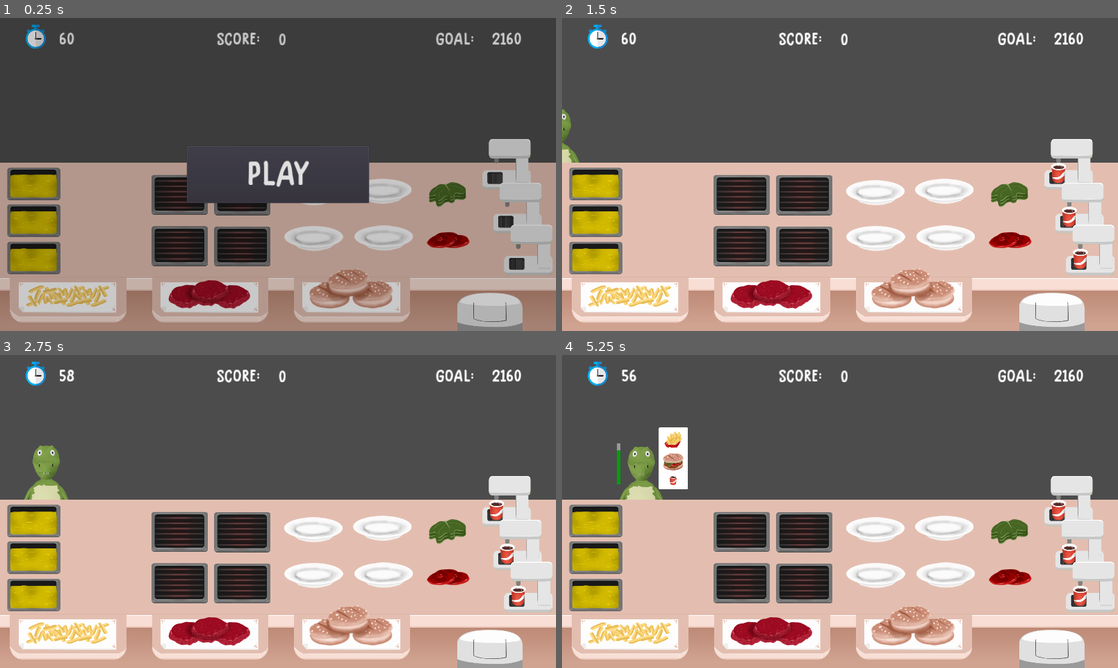
Above: before the commit, frames 1-4 (two rows, left to right).
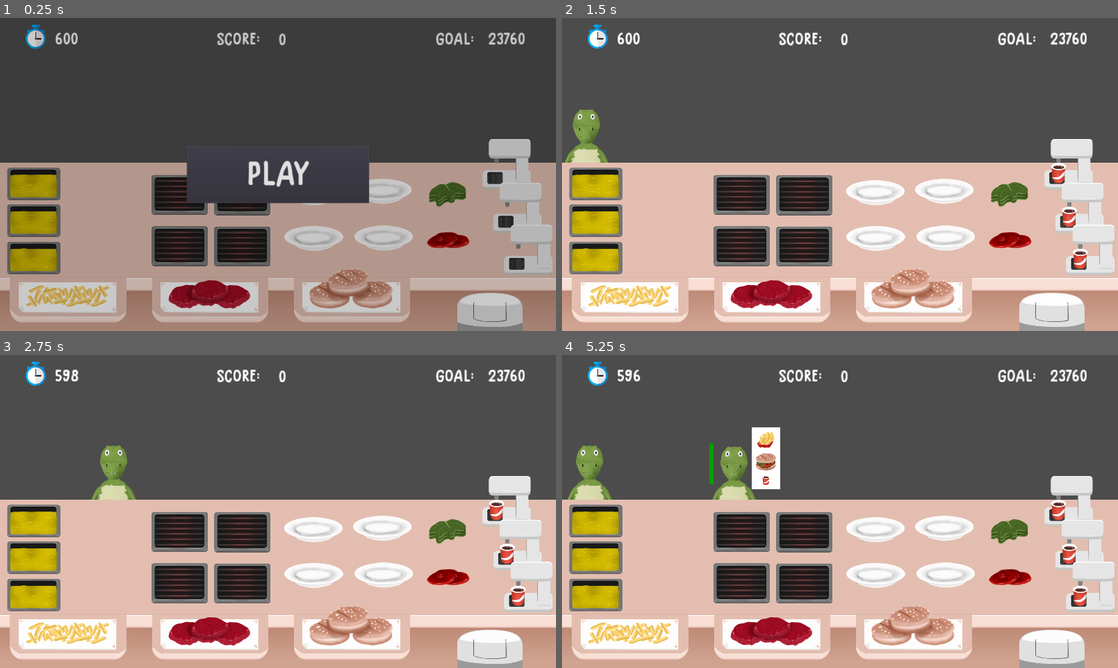
Above: after the commit, the same moments.

Repository: samuelpedrajas/MyVeganRestaurant
Game: Godot game, scene res://Scenes/Kitchen.tscn
Same seed, same stepped clock (60 frames per second), same inputs: the game is played once before the commit and once after it.
Inputs:
- Up to frame 1 (0.25 s): no input
- Up to frame 2 (1.5 s): click "PLAY" at 0.5 s
- Up to frame 3 (2.75 s): no input
- Up to frame 4 (5.25 s): tap Enter at 4.25 s

The runs differ from the first frame. In frame 1, 0.3% of the frame differs, in the area x 10-95%, y 4-9%; in frame 2, 1.2%; in frame 3, 1.9%; in frame 4, 4.9%, in the area x 1-95%, y 4-47%.

Commit message:
sort by patience

Diff:
--- a/Scripts/ClientArea.gd
+++ b/Scripts/ClientArea.gd
@@ -12,16 +12,16 @@
 var position_availability = []
 var current_n_clients = 0
 
-export(int) var seconds_gained_on_delivery = 4
-
-export(float) var max_time = 60
+export(int) var seconds_gained_on_delivery = 200
+
+export(float) var max_time = 600
 export(float) var max_arrival_time = 3.0
 export(float) var average_time_for_client = 3.0
 export(float) var average_reward_for_client = 120.0
 export(Array) var category_probabilities = [0.6, 0.8, 0.6]
 export(int) var max_orders = 4
 
-export(float) var patience = 3.0 * average_time_for_client
+export(float) var patience = 60.0 * average_time_for_client
 export(float) var base_variability = 0.5
 export(float) var added_variability = 2.0
 export(float) var added_variability_percentage = 0.4
--- a/Scripts/Kitchen.gd
+++ b/Scripts/Kitchen.gd
@@ -41,7 +41,16 @@
 
 func _select_plate(item):
 	var menu = $Menu
-	var clients = get_tree().get_nodes_in_group("Client")
+	var clients_info = []
+	for client in get_tree().get_nodes_in_group("Client"):
+		clients_info.append({
+			"client": client,
+			"order": client.get_patience_percentage()
+		})
+	clients_info = Utils.sort_by_attribute(clients_info, "order", "asc")
+	var clients = []
+	for client_info in clients_info:
+		clients.append(client_info['client'])
 
 	var plates = get_tree().get_nodes_in_group(item.get_destination())
 	var escenarios = {}
@@ -53,11 +62,11 @@
 		created_dishes.append(new_dish)
 		var escenario = [new_dish]
 		for _plate in plates:
-			if _plate != plate:
+			if _plate.dish != null and _plate != plate:
 				escenario.append(_plate.dish)
 		escenarios[plate] = escenario
 
-	var selected_plates = []
+	var selected_plates = escenarios.keys()
 	var possible_assignations = {}
 	for client in clients:
 		var winners = []
@@ -103,6 +112,9 @@
 	for dish in created_dishes:
 		dish.free()
 
+	if not selected_plates:
+		return null
+
 	return selected_plates[0]
 
 
